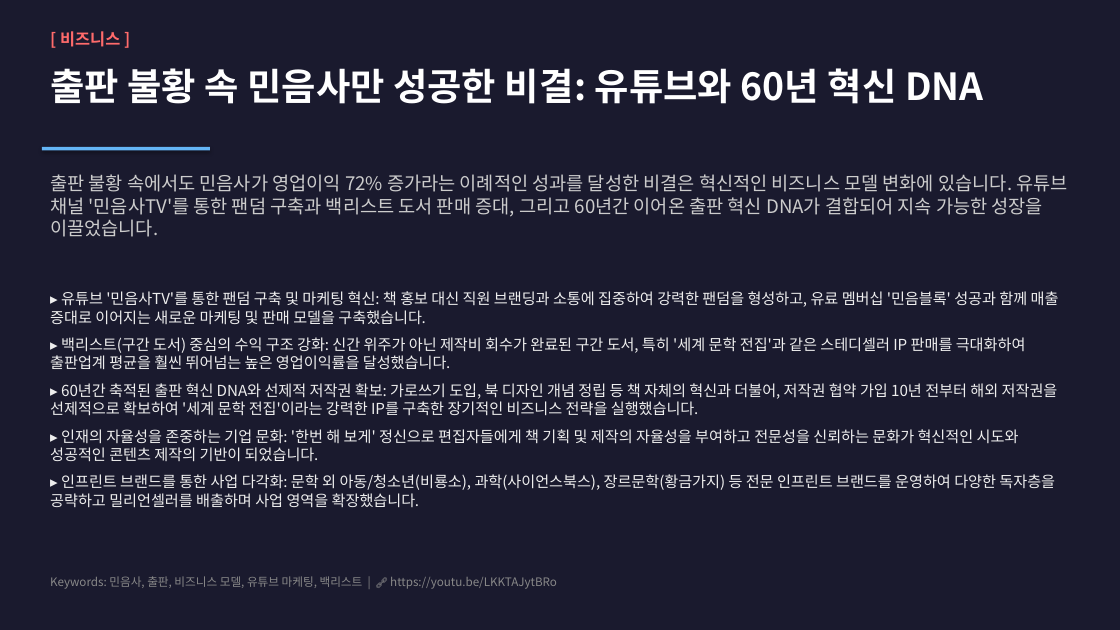
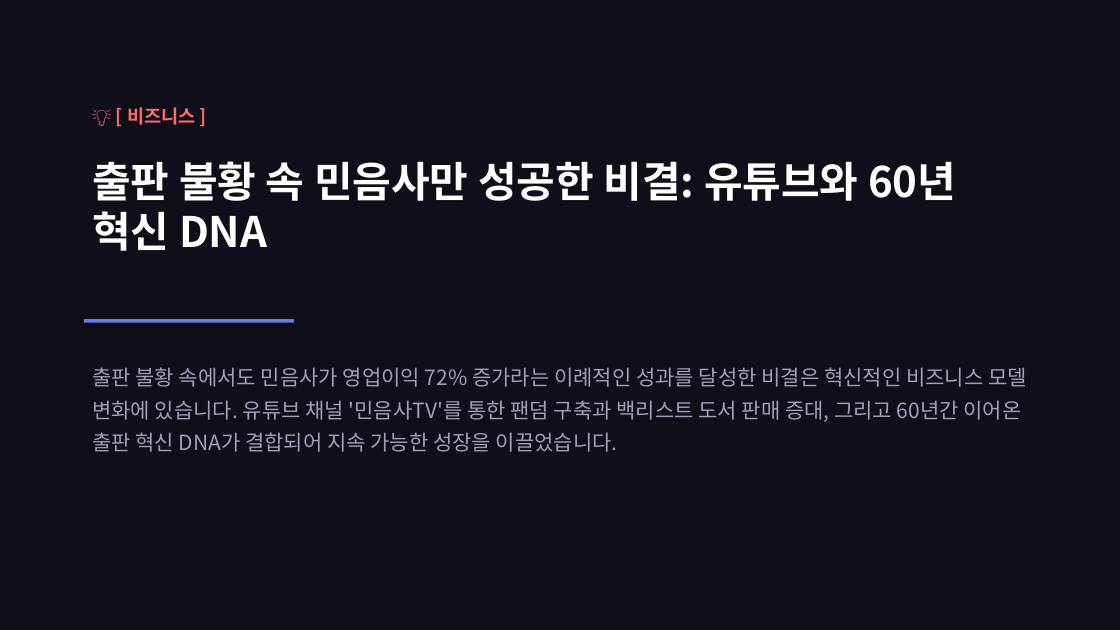
Before and after one commit to meesokim/my-youtube-gallary, a slide deck: slide 1 of docs/minumsa-business-innovation.pptx. Drawn at 1120x630 pixels with LibreOffice and Linux fonts; fonts in the diff are those of the drawing. Boxes give left, top, right and bottom in pixels: in the first picture for what was removed or moved away, otherwise in the second. Text is boxed around its words. In the diff, an @@ line names an element or a change of style, - is before the commit and + after.

```diff
--- a/docs/minumsa-business-innovation.pptx
+++ b/docs/minumsa-business-innovation.pptx
@@ background #1A1A2E to #0F0F1A @@
@@ text at bbox=[127, 107, 195, 125]: text changed; size 14 to 16 pt @@
-[ 비즈니스 ]
+💡 [ 비즈니스 ]
@@ text "출판 불황 속 민음사만 성공한 ...": place and size @@
-text "출판 불황 속 민음사만 성공한 ..." at bbox=[50, 68, 984, 104]
+text "출판 불황 속 민음사만 성공한 ..." at bbox=[92, 161, 956, 251]
@@ text "출판 불황 속 민음사만 성공한 ..." at bbox=[92, 161, 956, 251]: size 32 to 36 pt @@
@@ text removed at bbox=[50, 291, 1059, 508] @@
-▸ 유튜브 '민음사TV'를 통한 팬덤 구축 및 마케팅 혁신: 책 홍보 대신 직원 브랜딩과 소통에 집중하여 강력한 팬덤을 형성하고, 유료 멤버십 '민음블록' 성공과 함께 매출 증대로 이어지는 새로운 마케팅 및 판매 모델을 구축했습니다.
-▸ 백리스트(구간 도서) 중심의 수익 구조 강화: 신간 위주가 아닌 제작비 회수가 완료된 구간 도서, 특히 '세계 문학 전집'과 같은 스테디셀러 IP 판매를 극대화하여 출판업계 평균을 훨씬 뛰어넘는 높은 영업이익률을 달성했습니다.
-▸ 60년간 축적된 출판 혁신 DNA와 선제적 저작권 확보: 가로쓰기 도입, 북 디자인 개념 정립 등 책 자체의 혁신과 더불어, 저작권 협약 가입 10년 전부터 해외 저작권을 선제적으로 확보하여 '세계 문학 전집'이라는 강력한 IP를 구축한 장기적인 비즈니스 전략을 실행했습니다.
-▸ 인재의 자율성을 존중하는 기업 문화: '한번 해 보게' 정신으로 편집자들에게 책 기획 및 제작의 자율성을 부여하고 전문성을 신뢰하는 문화가 혁신적인 시도와 성공적인 콘텐츠 제작의 기반이 되었습니다.
-▸ 인프린트 브랜드를 통한 사업 다각화: 문학 외 아동/청소년(비룡소), 과학(사이언스북스), 장르문학(황금가지) 등 전문 인프린트 브랜드를 운영하여 다양한 독자층을 공략하고 밀리언셀러를 배출하며 사업 영역을 확장했습니다.
@@ rectangle: place and size @@
-rectangle at bbox=[42, 147, 210, 150]
+rectangle at bbox=[84, 319, 294, 323]
@@ rectangle at bbox=[84, 319, 294, 323]: fill #64B5F6 to #667EEA @@
@@ text "출판 불황 속에서도 민음사가 영업이익 ...": place and size @@
-text "출판 불황 속에서도 민음사가 영업이익 ..." at bbox=[50, 174, 1068, 237]
+text "출판 불황 속에서도 민음사가 영업이익 ..." at bbox=[92, 367, 1027, 452]
@@ text "출판 불황 속에서도 민음사가 영업이익 ..." at bbox=[92, 367, 1027, 452]: size 16 to 18 pt, text colour #CCCCCC to #A0A0B8; line spacing 1 to 1.3 @@
@@ text removed at bbox=[50, 576, 557, 589] @@
-Keywords: 민음사, 출판, 비즈니스 모델, 유튜브 마케팅, 백리스트 | 🔗 https://youtu.be/LKKTAJytBRo
```
Also in this commit, not shown: 4 slides added, 10 other files.
